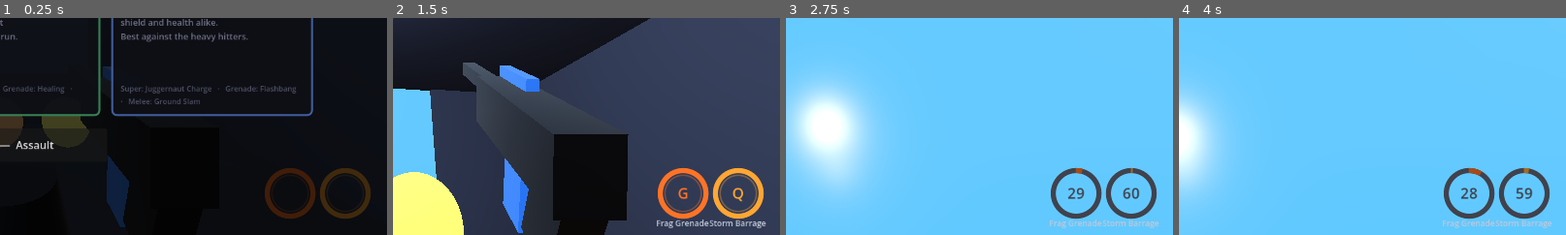
Above: before the commit, frames 1-4 (left to right).
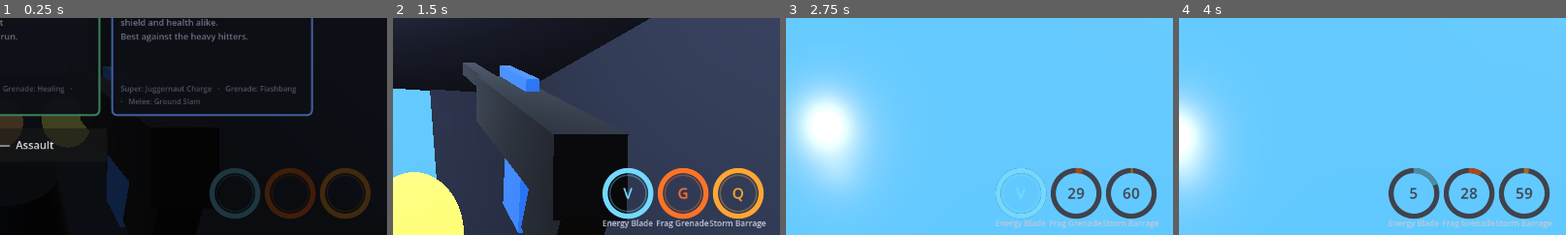
Above: after the commit, the same moments.

Repository: vasilisbit/The_Risen
Game: Godot game, scene res://scenes/hub/hub.tscn
The game is run twice, just before and just after one commit, with the same random seed, the same clock (stepped at 60 frames per second) and the same inputs.
Inputs (mouse positions are % of the whole screen's width and height, from its top left):
- Up to frame 1 (0.25 s): no input
- Up to frame 2 (1.5 s): click "CONFIRM — Assault" at 0.5 s; tap Enter at 1.25 s; move the mouse to (55, 50) at 1.27 s; press the mouse at (55, 50) at 1.28 s; hold W (move_forward) from 1.28 s (still down)
- Up to frame 3 (2.75 s): keep holding W (move_forward); tap Space (jump) at 1.52, 2.27 s; tap G (grenade) at 1.55, 2.1 s; move the mouse to (45, 50) at 2.02 s; release the mouse at (45, 50) at 2.03 s; tap Q (super) at 2.3 s
- Up to frame 4 (4 s): keep holding W (move_forward); move the mouse to (52, 48) at 2.77 s; hold Q (super) 2.78-3.53 s; tap V (melee, bound only after the commit) at 3.05, 3.6 s; move the mouse to (49, 52) at 3.52 s; tap Space (jump) at 3.77 s; click (49, 52) at 3.8 s
The pictures show only the part of the screen within x 50-100%, y 50-100%; the shares and areas given below are measured in that part.

The runs differ from the first frame. In frame 1, 0.9% of the frame differs, in the area x 54-68%, y 69-93%; in frame 2, 1.5%, in the area x 54-68%, y 69-97%; in frame 3, 0.4%; in frame 4, 1.3%.

Commit message:
feat(t-0025): Implement melee system for the 3 classes
Closes M6 — every class now has its full kit: passive, super, grenade, melee.

Shared melee_ability.gd on the same Ability base (5 s cooldown, V, 1 s swing
VFX standing in for the animation), with three subclasses:

- Energy Blade (Assault): 200 damage in a 1.5 m / 120 degree arc, hitting
  every enemy in the swing rather than just the nearest — the card asks for
  multiple targets and it is the point of a slash.
- EMP Punch (Support): 80 damage plus a 3 s stun, reusing EnemyBase.stun()
  from the Flashbang. Narrower arc than the blade; low damage on purpose,
  it is a peel for the class with the least self-defence.
- Ground Slam (Tank): 250 damage and an exact 2 m knockback to everything
  within 3 m. Omnidirectional rather than a cone — a slam hits the ground, so
  facing shouldn't matter, and it is the Tank's answer to being surrounded.

All three route damage through _damage(), which applies the Guardian's
melee_multiplier. That field has existed since T-0023 with nothing reading it;
this is what finally makes Juggernaut Charge's "melee x3" real.

Damage lands on the frame the attack fires rather than partway through the
swing, matching every other attack in the game (Brute melee, Tyrant melee,
grenades). The 1 s swing is presentation.

EnemyBase gained apply_push(), mirroring Guardian.apply_push(): a displacement
budget spent over 0.3 s via move_and_collide, so knockback travels exactly the
requested distance at any frame rate and walls still stop it. _tick_stun was
generalised to _tick_status and now drives both stun and knockback, so the
guard already present in all 6 enemy scripts covers it with no new call sites.

Verified in-engine: each class gets its own melee at 5 s with a V prompt and
its own HUD ring (three rings now, left to right melee/grenade/super, no
overlap). Blade hit 3 targets in the arc for exactly 200 each — 600 each with
melee x3 active — and left an enemy behind the player and one out of reach
untouched. EMP Punch dealt exactly 80 and stunned for 3 s with zero drift.
Ground Slam dealt exactly 250 to all 4 targets in a ring and pushed each
exactly 2.00 m outward, left an enemy at 5 m untouched, and knocks an actively
chasing enemy from 2.24 m out to 3.72 m. Cooldown measured 0.0 at cast, 0.5 at
2.5 s, 1.0 at 5 s, with recasts refused until ready. Regressions: Rusher still
closes 6.8 m -> 1.8 m and hits for 150, Brute shield gate intact, Ember Tyrant
still walks A -> B -> C with its shield holding against 99999. Headless import
clean.

Diff:
--- a/project.godot
+++ b/project.godot
@@ -108,3 +108,8 @@
 "events": [Object(InputEventKey,"resource_local_to_scene":false,"resource_name":"","device":-1,"window_id":0,"alt_press …(190 unchanged characters)…
 ]
 }
+melee={
+"deadzone": 0.5,
+"events": [Object(InputEventKey,"resource_local_to_scene":false,"resource_name":"","device":-1,"window_id":0,"alt_pressed":false,"shift_pressed":false,"ctrl_pressed":false,"meta_pressed":false,"pressed":false,"keycode":86,"physical_keycode":0,"key_label":0,"unicode":0,"location":0,"echo":false,"script":null)
+]
+}
--- a/scripts/ember_tyrant.gd
+++ b/scripts/ember_tyrant.gd
@@ -91,7 +91,7 @@
 func _physics_process(delta: float) -> void:
 	if _dead or _state == State.DYING:
 		return
-	if _tick_stun(delta):
+	if _tick_status(delta):
 		return
 	if not is_on_floor():
 		velocity.y -= _gravity * delta
--- /dev/null
+++ b/scripts/emp_punch.gd
@@ -0,0 +1,41 @@
+class_name EmpPunch
+extends MeleeAbility
+
+## Support melee (T-0025, GDD §2.4): EMP punch, 80 damage and a 3 s stun.
+## Reuses EnemyBase.stun() from the Flashbang (T-0024), so a stunned target
+## stops acting entirely but still falls under gravity.
+##
+## The damage is minor next to the blade or the slam — this is a panic button
+## for peeling something off you, which fits Support having the least
+## self-defence in its kit.
+
+const DAMAGE := 80.0
+const STUN := 3.0
+const REACH := 2.0
+const HALF_ARC_DEG := 45.0        # narrower than the blade: it's a punch
+
+## Enemies hit / stunned by the last punch — exposed for tests.
+var last_hits: int = 0
+
+
+func _init() -> void:
+	super._init()
+	ability_name = "EMP Punch"
+	ability_color = Color(0.5, 0.95, 0.7)
+
+
+func _strike() -> void:
+	last_hits = 0
+	for e in _targets_in_cone(REACH, HALF_ARC_DEG):
+		if e.has_method("take_damage"):
+			e.take_damage(_damage(DAMAGE))
+		# Stun after the damage: a lethal punch frees the node, and stunning a
+		# freed enemy would error.
+		if is_instance_valid(e) and e.has_method("stun"):
+			e.stun(STUN)
+		last_hits += 1
+
+
+func _execute() -> void:
+	_swing_vfx(REACH)
+	_strike()
--- a/scripts/enemy_base.gd
+++ b/scripts/enemy_base.gd
@@ -31,8 +31,13 @@
 
 var max_health: float = 100.0
 var health: float = 100.0
-## Seconds of Flashbang blindness left; while > 0 the enemy takes no actions.
+## Seconds of stun left; while > 0 the enemy takes no actions.
 var stun_left: float = 0.0
+
+## Knockback displacement budget (Ground Slam), spent over PUSH_TIME seconds.
+const PUSH_TIME := 0.3
+var _push_velocity: Vector3 = Vector3.ZERO
+var _push_time_left: float = 0.0
 var _dead: bool = false
 var _player: Node3D = null
 var _gravity: float = ProjectSettings.get_setting("physics/3d/default_gravity", 9.8)
@@ -60,8 +65,9 @@
 	velocity.z = 0.0
 
 
-## Blind/stun this enemy (Flashbang, T-0024). Takes the longer of the current
-## and new duration so a second flash can't cut an existing one short.
+## Blind/stun this enemy (Flashbang T-0024, EMP Punch T-0025). Takes the longer
+## of the current and new duration so a second application can't cut an
+## existing one short.
 func stun(seconds: float) -> void:
 	stun_left = maxf(stun_left, seconds)
 
@@ -70,18 +76,37 @@
 	return stun_left > 0.0
 
 
-## Advance the stun timer and hold the enemy in place. Returns true while the
-## caller should skip the rest of its _physics_process — subclasses call this
-## right after their `_dead` guard. Gravity still applies, so a stunned enemy
-## falls instead of hanging in mid-air.
-func _tick_stun(delta: float) -> bool:
-	if stun_left <= 0.0:
+## Shove this enemy a precise distance (Ground Slam, T-0025). Mirrors
+## Guardian.apply_push(): a displacement budget spent over PUSH_TIME and
+## applied with move_and_collide, so the travel is exactly offset.length()
+## regardless of frame rate, and walls still stop it.
+func apply_push(offset: Vector3) -> void:
+	if _dead or offset == Vector3.ZERO:
+		return
+	_push_velocity = offset / PUSH_TIME
+	_push_time_left = PUSH_TIME
+
+
+func is_pushed() -> bool:
+	return _push_time_left > 0.0
+
+
+## Advance stun/knockback and hold the enemy while either is active. Returns
+## true while the caller should skip the rest of its _physics_process —
+## subclasses call this right after their `_dead` guard. Gravity still applies,
+## so an affected enemy falls instead of hanging in mid-air.
+func _tick_status(delta: float) -> bool:
+	if stun_left <= 0.0 and _push_time_left <= 0.0:
 		return false
 	stun_left = maxf(0.0, stun_left - delta)
 	if not is_on_floor():
 		velocity.y -= _gravity * delta
 	_halt_horizontal()
 	move_and_slide()
+	if _push_time_left > 0.0:
+		var push_dt: float = minf(delta, _push_time_left)
+		move_and_collide(_push_velocity * push_dt)
+		_push_time_left -= push_dt
 	return true
 
 
--- /dev/null
+++ b/scripts/energy_blade.gd
@@ -0,0 +1,32 @@
+class_name EnergyBlade
+extends MeleeAbility
+
+## Assault melee (T-0025, GDD §2.4): energy blade slash, 200 damage in a 1.5 m
+## arc, hitting every enemy in the swing rather than just the nearest — the
+## card calls for "πολλαπλοί στόχοι" and it is the whole point of a slash.
+
+const DAMAGE := 200.0
+const REACH := 1.5
+const HALF_ARC_DEG := 60.0        # 120 degree swing in front of the player
+
+## Enemies hit by the last swing — exposed for tests.
+var last_hits: int = 0
+
+
+func _init() -> void:
+	super._init()
+	ability_name = "Energy Blade"
+	ability_color = Color(0.45, 0.85, 1.0)
+
+
+func _strike() -> void:
+	last_hits = 0
+	for e in _targets_in_cone(REACH, HALF_ARC_DEG):
+		if e.has_method("take_damage"):
+			e.take_damage(_damage(DAMAGE))
+			last_hits += 1
+
+
+func _execute() -> void:
+	_swing_vfx(REACH)
+	_strike()
--- a/scripts/exploder.gd
+++ b/scripts/exploder.gd
@@ -50,7 +50,7 @@
 	_pulse(delta)
 	if _dead:
 		return
-	if _tick_stun(delta):
+	if _tick_status(delta):
 		return
 	if not is_on_floor():
 		velocity.y -= _gravity * delta
--- /dev/null
+++ b/scripts/ground_slam.gd
@@ -0,0 +1,50 @@
+class_name GroundSlam
+extends MeleeAbility
+
+## Tank melee (T-0025): ground slam, 250 damage and a 2 m knockback to
+## everything within 3 m.
+##
+## Omnidirectional, not a cone — a slam hits the ground, so facing shouldn't
+## matter, and it is the Tank's answer to being surrounded.
+##
+## The card reads "250 dmg, 3m, knockback 2m"; GDD §2.4 writes it as "250
+## damage, 3m knockback", which would leave the radius unstated. Followed the
+## card: 3 m radius, 2 m of knockback.
+
+const DAMAGE := 250.0
+const RADIUS := 3.0
+const KNOCKBACK := 2.0            # metres, exact (EnemyBase.apply_push)
+
+## Enemies hit by the last slam — exposed for tests.
+var last_hits: int = 0
+
+
+func _init() -> void:
+	super._init()
+	ability_name = "Ground Slam"
+	ability_color = Color(1.0, 0.75, 0.35)
+
+
+func _strike() -> void:
+	last_hits = 0
+	var origin: Vector3 = player.global_position
+	for e in _targets_in_radius(RADIUS):
+		if e.has_method("take_damage"):
+			e.take_damage(_damage(DAMAGE))
+		# Push survivors outward. A lethal slam frees the node first.
+		if not is_instance_valid(e):
+			last_hits += 1
+			continue
+		var away: Vector3 = (e as Node3D).global_position - origin
+		away.y = 0.0
+		if away.length() < 0.01:
+			away = -player.global_transform.basis.z
+			away.y = 0.0
+		if e.has_method("apply_push"):
+			e.apply_push(away.normalized() * KNOCKBACK)
+		last_hits += 1
+
+
+func _execute() -> void:
+	_swing_vfx(RADIUS, false)      # centred on the player, not thrown ahead
+	_strike()
--- a/scripts/guardian.gd
+++ b/scripts/guardian.gd
@@ -29,13 +29,16 @@
 const CLASS_STATS := {
 	"Assault": {"damage_multiplier": 1.1, "max_health_bonus": 0.0, "damage_reduction": 0.0,
 		"super": "res://scripts/storm_barrage.gd",
-		"grenade": "res://scripts/frag_grenade.gd"},
+		"grenade": "res://scripts/frag_grenade.gd",
+		"melee": "res://scripts/energy_blade.gd"},
 	"Support": {"damage_multiplier": 1.0, "max_health_bonus": 50.0, "damage_reduction": 0.0,
 		"super": "res://scripts/guardian_dome.gd",
-		"grenade": "res://scripts/healing_grenade.gd"},
+		"grenade": "res://scripts/healing_grenade.gd",
+		"melee": "res://scripts/emp_punch.gd"},
 	"Tank":    {"damage_multiplier": 1.0, "max_health_bonus": 0.0, "damage_reduction": 0.2,
 		"super": "res://scripts/juggernaut_charge.gd",
-		"grenade": "res://scripts/flash_grenade.gd"},
+		"grenade": "res://scripts/flash_grenade.gd",
+		"melee": "res://scripts/ground_slam.gd"},
 }
 
 signal health_changed(current: float, maximum: float)
@@ -68,6 +71,7 @@
 ## This class's ability kit. Both rebuilt whenever the class changes.
 var super_ability: Ability          # T-0023, Q
 var grenade_ability: Ability        # T-0024, G
+var melee_ability: Ability          # T-0025, V
 
 var _air_speed: float = WALK_SPEED     # horizontal speed locked in at take-off
 var _knockback: Vector3 = Vector3.ZERO
@@ -79,6 +83,7 @@
 var _death_screen: CanvasLayer
 var _super_hud: Control
 var _grenade_hud: Control
+var _melee_hud: Control
 
 const RESPAWN_DELAY := 2.5    # s before respawning at the spawn point
 const FALL_PENALTY := 10.0    # HP lost on a fall respawn (GDD §3.3)
@@ -121,6 +126,9 @@
 	elif event.is_action_pressed("grenade"):
 		if not is_dead and grenade_ability != null:
 			grenade_ability.activate()
+	elif event.is_action_pressed("melee"):
+		if not is_dead and melee_ability != null:
+			melee_ability.activate()
 
 
 func _physics_process(delta: float) -> void:
@@ -216,7 +224,10 @@
 		super_ability.queue_free()
 	if grenade_ability != null and is_instance_valid(grenade_ability):
 		grenade_ability.queue_free()
+	if melee_ability != null and is_instance_valid(melee_ability):
+		melee_ability.queue_free()
 	super_ability = _make_ability(String(stats.get("super", "")))
+	melee_ability = _make_ability(String(stats.get("melee", "")))
 
 	# All three classes throw with the same ability; only the payload differs,
 	# so the grenade script is data rather than another Ability subclass.
@@ -233,6 +244,7 @@
 
 	_bind_hud(_super_hud, super_ability)
 	_bind_hud(_grenade_hud, grenade_ability)
+	_bind_hud(_melee_hud, melee_ability)
 
 
 func _make_ability(script_path: String) -> Ability:
@@ -401,13 +413,14 @@
 
 
 ## Radial cooldown rings, bottom-right of the existing debug HUD layer.
-## Slot 0 is the rightmost (super), slot 1 sits to its left (grenade).
+## Slot 0 is the rightmost (super), then grenade, then melee to its left.
 func _build_ability_hud() -> void:
 	var layer := get_node_or_null("DebugHUD")
 	if layer == null:
 		return
 	_super_hud = _make_ring(layer, "SuperHUD", 0)
 	_grenade_hud = _make_ring(layer, "GrenadeHUD", 1)
+	_melee_hud = _make_ring(layer, "MeleeHUD", 2)
 
 
 func _make_ring(layer: Node, ring_name: String, slot: int) -> Control:
--- /dev/null
+++ b/scripts/melee_ability.gd
@@ -0,0 +1,112 @@
+class_name MeleeAbility
+extends Ability
+
+## Shared melee plumbing (T-0025). One subclass per class kit: EnergyBlade
+## (Assault), EmpPunch (Support), GroundSlam (Tank). 5 s cooldown, bound to V,
+## with a 1 s swing VFX standing in for the animation.
+##
+## All three run their damage through _damage(), which applies the Guardian's
+## melee_multiplier — this is what finally makes Juggernaut Charge's "melee x3"
+## (T-0023) do something, since nothing read that field until now.
+##
+## Damage lands on the frame the attack fires rather than partway through the
+## swing. Every other attack in the game (Brute melee, Tyrant melee, grenades)
+## resolves instantly, and a windup would make the effect untestable without
+## buying much: the 1 s swing is presentation.
+
+const MELEE_COOLDOWN := 5.0
+const SWING_TIME := 1.0           # animation placeholder length
+
+
+func _init() -> void:
+	cooldown_time = MELEE_COOLDOWN
+	ability_name = "Melee"
+	ability_color = Color(0.9, 0.9, 0.9)
+	input_prompt = "V"
+
+
+func _execute() -> void:
+	_swing_vfx()
+	_strike()
+
+
+## Subclass hook — the actual attack.
+func _strike() -> void:
+	pass
+
+
+## Scale a base damage figure by the player's current melee multiplier.
+func _damage(base: float) -> float:
+	if player == null or not is_instance_valid(player):
+		return base
+	return base * float(player.melee_multiplier)
+
+
+## Enemies inside a cone in front of the player: within `reach` metres and
+## within `half_angle_deg` of where they are facing. Used by the blade and
+## punch, which are directional; the slam uses the radius helper instead.
+func _targets_in_cone(reach: float, half_angle_deg: float) -> Array:
+	var origin: Vector3 = player.global_position
+	var facing: Vector3 = -player.global_transform.basis.z
+	facing.y = 0.0
+	if facing.length() < 0.01:
+		facing = Vector3.FORWARD
+	facing = facing.normalized()
+	var found: Array = []
+	for e in get_tree().get_nodes_in_group("enemy"):
+		if not is_instance_valid(e) or not (e is Node3D):
+			continue
+		var to: Vector3 = (e as Node3D).global_position - origin
+		to.y = 0.0
+		if to.length() > reach:
+			continue
+		if to.length() < 0.01:
+			found.append(e)          # standing inside us: always hit
+			continue
+		if rad_to_deg(facing.angle_to(to.normalized())) <= half_angle_deg:
+			found.append(e)
+	return found
+
+
+## Enemies within `reach` metres in any direction (the slam is omnidirectional).
+func _targets_in_radius(reach: float) -> Array:
+	var origin: Vector3 = player.global_position
+	var found: Array = []
+	for e in get_tree().get_nodes_in_group("enemy"):
+		if not is_instance_valid(e) or not (e is Node3D):
+			continue
+		var to: Vector3 = (e as Node3D).global_position - origin
+		to.y = 0.0
+		if to.length() <= reach:
+			found.append(e)
+	return found
+
+
+## Flat expanding disc in front of / around the player, standing in for the
+## swing animation. Lives for SWING_TIME so the attack reads at a glance.
+func _swing_vfx(reach: float = 2.0, ahead: bool = true) -> void:
+	var vfx := MeshInstance3D.new()
+	var disc := CylinderMesh.new()
+	disc.top_radius = reach
+	disc.bottom_radius = reach
+	disc.height = 0.08
+	vfx.mesh = disc
+	var m := StandardMaterial3D.new()
+	m.albedo_color = Color(ability_color, 0.5)
+	m.emission_enabled = true
+	m.emission = ability_color
+	m.emission_energy_multiplier = 4.0
+	m.transparency = BaseMaterial3D.TRANSPARENCY_ALPHA
+	m.cull_mode = BaseMaterial3D.CULL_DISABLED
+	vfx.material_override = m
+	_host().add_child(vfx)
+	var facing: Vector3 = -player.global_transform.basis.z
+	facing.y = 0.0
+	facing = facing.normalized() if facing.length() > 0.01 else Vector3.FORWARD
+	var offset := facing * (reach * 0.5) if ahead else Vector3.ZERO
+	vfx.global_position = player.global_position + Vector3(0, 1.0, 0) + offset
+	vfx.scale = Vector3(0.2, 1.0, 0.2)
+	var tw := vfx.create_tween()
+	tw.tween_property(vfx, "scale", Vector3(1.0, 1.0, 1.0), SWING_TIME * 0.35)
+	tw.parallel().tween_property(m, "albedo_color:a", 0.0, SWING_TIME)
+	tw.tween_callback(vfx.queue_free)
--- a/scripts/phantom.gd
+++ b/scripts/phantom.gd
@@ -39,7 +39,7 @@
 func _physics_process(delta: float) -> void:
 	if _dead:
 		return
-	if _tick_stun(delta):
+	if _tick_status(delta):
 		return
 	if not is_on_floor():
 		velocity.y -= _gravity * delta
--- a/scripts/rusher.gd
+++ b/scripts/rusher.gd
@@ -27,7 +27,7 @@
 func _physics_process(delta: float) -> void:
 	if _dead:
 		return
-	if _tick_stun(delta):
+	if _tick_status(delta):
 		return
 	if _attack_timer > 0.0:
 		_attack_timer -= delta
--- a/scripts/shielded_brute.gd
+++ b/scripts/shielded_brute.gd
@@ -45,7 +45,7 @@
 func _physics_process(delta: float) -> void:
 	if _dead:
 		return
-	if _tick_stun(delta):
+	if _tick_status(delta):
 		return
 	_melee_timer = maxf(0.0, _melee_timer - delta)
 	_slam_timer = maxf(0.0, _slam_timer - delta)
--- a/scripts/shooter.gd
+++ b/scripts/shooter.gd
@@ -39,7 +39,7 @@
 func _physics_process(delta: float) -> void:
 	if _dead:
 		return
-	if _tick_stun(delta):
+	if _tick_status(delta):
 		return
 	if _shoot_timer > 0.0:
 		_shoot_timer -= delta
Not shown, added: scripts/emp_punch.gd.uid
Not shown, added: scripts/energy_blade.gd.uid
Not shown, added: scripts/ground_slam.gd.uid
Not shown, added: scripts/melee_ability.gd.uid
